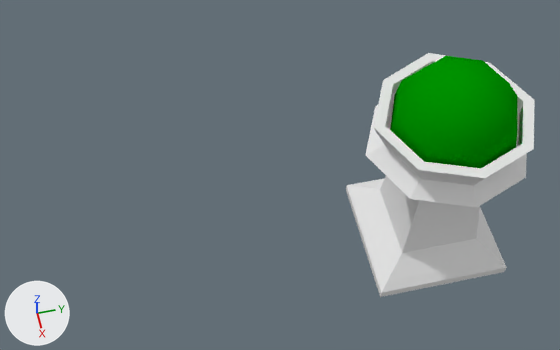
The Blender file TestesRodolfo/Blender Files/Tower.blend, before and after one commit.
Both versions are drawn from a 50 mm lens placed at (23.3, -14.5, 42.6), pointed at (-0.9, -9.2, 7.4). Lighting does not change. The marker at lower left points along +X, +Y and +Z.
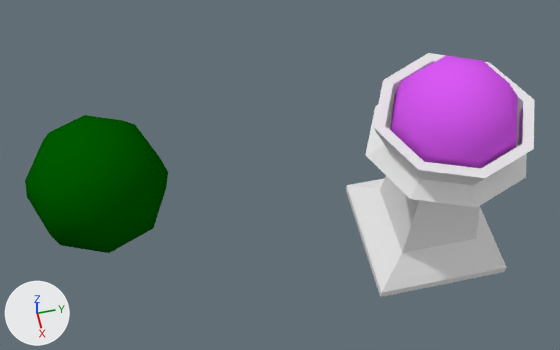
Commit message: Purple Tower...

What differs and where, as boxes (x1, y1, x2, y2) in the pictures (560 x 350 px):
'green_Sphere', added (green)
    after: (25, 115, 168, 253)
'Sphere', recoloured (green to purple)
    both: (390, 56, 517, 168)

What changed in the scene script:
```text
Change mat_crystal_mat:
    mat_crystal_mat.base_color: (0.0, 0.288, 0.0) -> (0.0, 0.1, 0.0)  # green #009200 -> dark green #005900
Add mat_crystal_mat1:
    mat_crystal_mat1 = diffuse_material('Crystal_Mat1')
    mat_crystal_mat1.base_color = (0.7, 0.1, 0.9)  # purple #da59f3
Add me_sphere_000:
    me_sphere_000.from_pydata(...)  # a UV sphere (8 segments, 8 rings, poles along z) spanning x -1.0..1.0, y -1.0..1.0, z -1.0..1.0
    me_sphere_000.polygons.foreach_set('use_smooth', [True] * 64)
    me_sphere_000.materials.append(mat_crystal_mat1)  # purple #da59f3
Change ob_sphere:
    ob_sphere: bpy.data.objects.new('Sphere', me_sphere_001) -> bpy.data.objects.new('Sphere', me_sphere_000)
Add ob_green_sphere:
    ob_green_sphere = bpy.data.objects.new('green_Sphere', me_sphere_001)
    ob_green_sphere.location = (0.0, -18.62, 10.68)
    ob_green_sphere.scale = (3.5, 3.5, 3.5)
```
